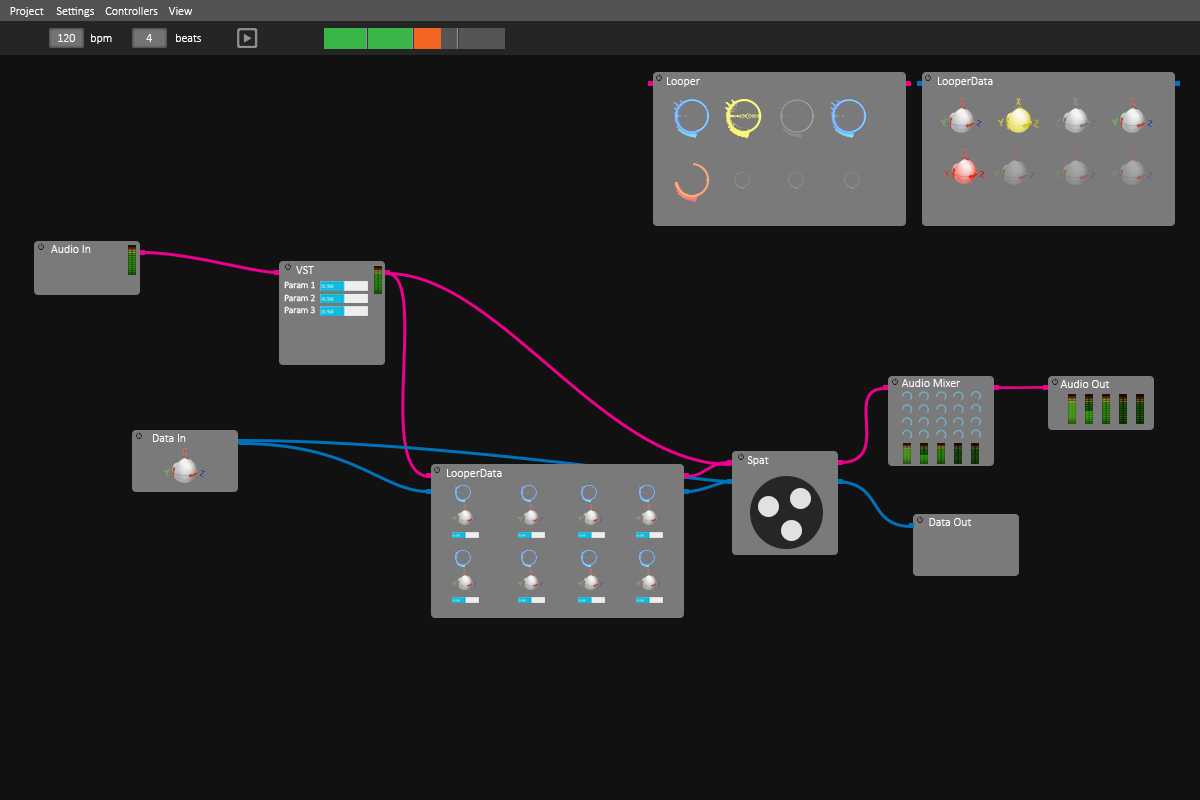
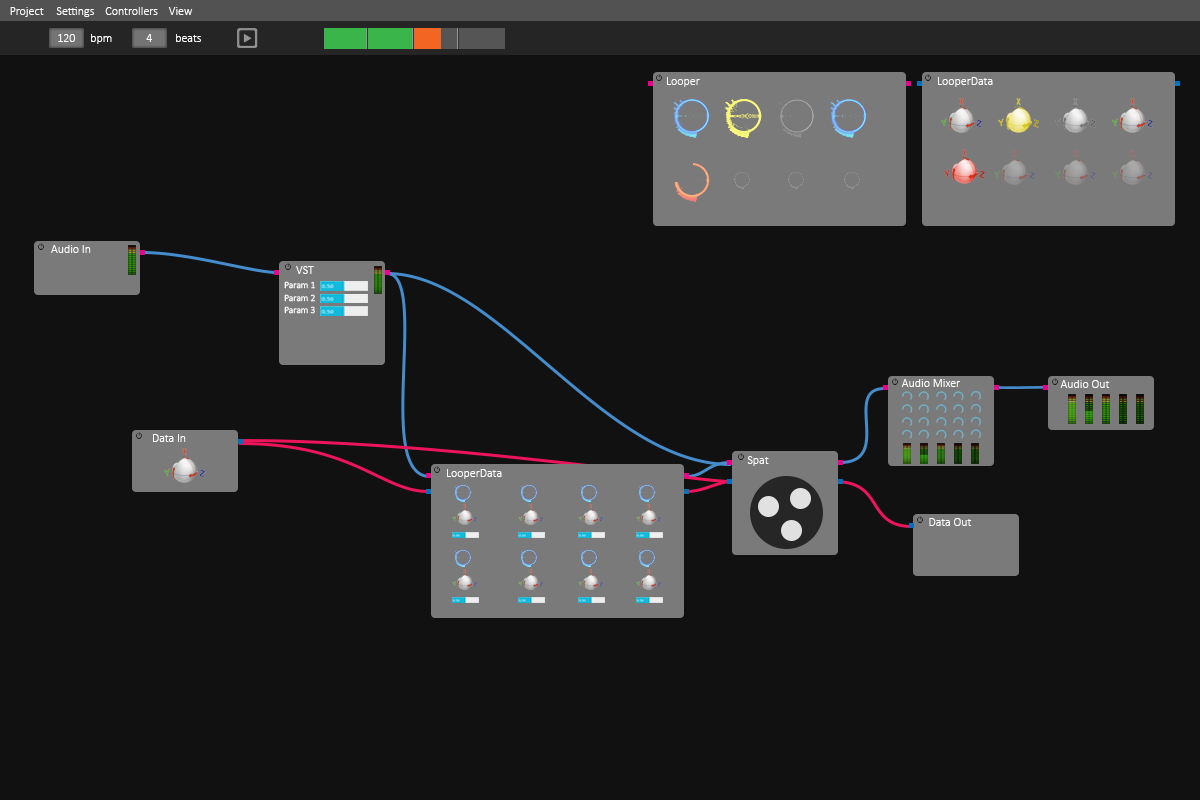
Comparing the layer stacks of the two 1200 × 800 images. Changes:
painted on "Shape 1 copy 9" over [843, 480, 909, 525]
painted on "Shape 1 copy 6" over [239, 442, 427, 490]
painted on "Shape 1 copy 8" over [241, 439, 729, 480]
painted on "Shape 1 copy 5" over [689, 480, 727, 490]
painted on "Shape 1 copy 11" over [999, 386, 1043, 387]
painted on "Shape 1 copy 4" over [843, 387, 884, 461]
painted on "Shape 1 copy 2" over [689, 461, 731, 475]
painted on "Shape 1 copy" over [387, 272, 430, 475]
painted on "Shape 1 copy 7" over [387, 272, 727, 463]
painted on "Shape 1" over [145, 251, 274, 271]
